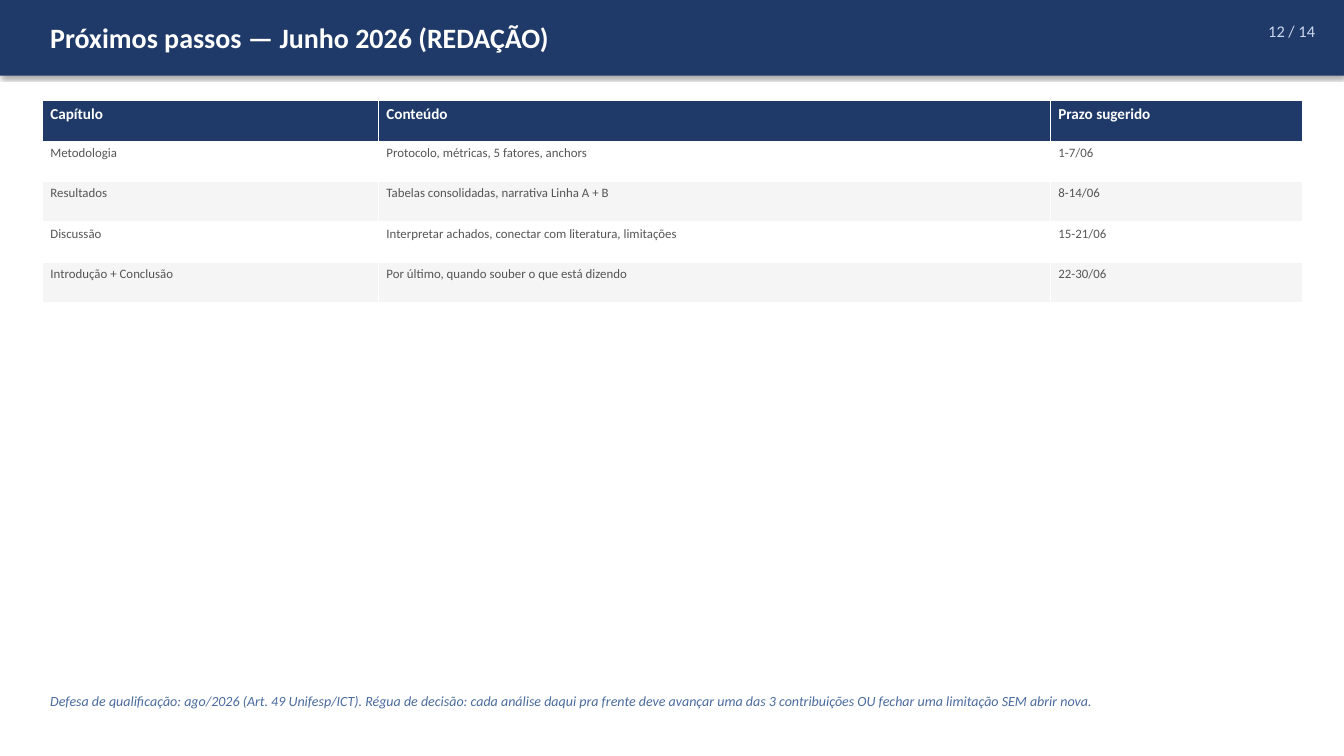
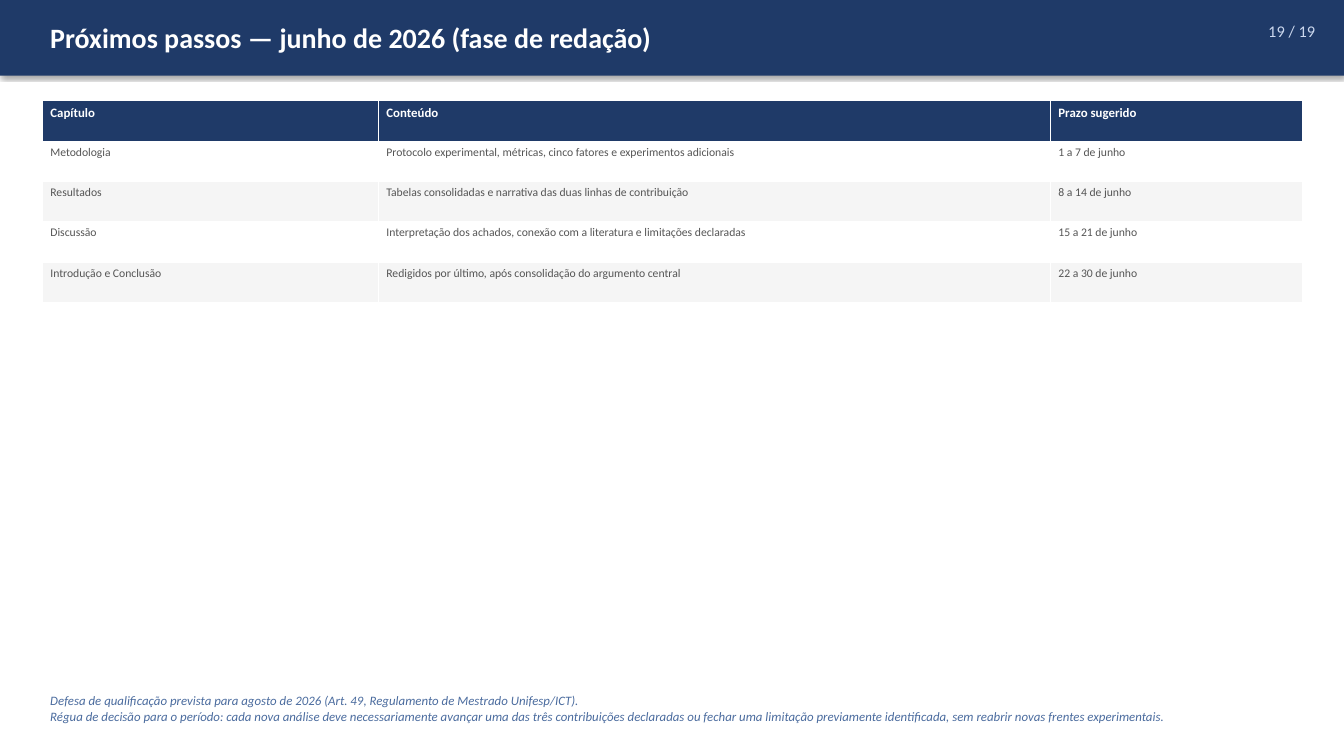
Before and after one commit to marcellozzetti/Facial-Recognition-Models-Mitigating-Bias, a slide deck: slide 19 of docs/apresentações/apresentacao_orientador_2026-05-24.pptx (slide 12 before the commit). Drawn at 1344x756 pixels with LibreOffice and Linux fonts; fonts in the diff are those of the drawing. Boxes give left, top, right and bottom in pixels: in the first picture for what was removed or moved away, otherwise in the second. Text is boxed around its words. In the diff, an @@ line names an element or a change of style, - is before the commit and + after.

Commit message:
docs(presentation): revise advisor presentation to v5 (19 slides, academic wording)
Multiple rounds of refinement of the advisor presentation based on
review feedback. Final version: 19 slides with full Portuguese
diacritics, academic-but-explanatory wording, and popular ML terms
preserved (seeds, backbone, epochs, loss, threshold, fine-tuning).

Structural changes:
- Slide 2 NEW: Status do mestrado (programa, créditos 20/26, prazos
  qualificação ago/2026 + defesa fev/2028, fase atual).
- Slide 6 NEW: Arquiteturas comparadas RN-50 vs ConvNeXt-T
  (9 dimensões técnicas + 3 hipóteses mecanísticas para o ganho).
- Slide 13 (custos/recursos) removido — não essencial à defesa.
- Slide 8 (Exp Adicionais): nova coluna "Análise" com interpretação.
- Slide 12 (Auditoria): nova coluna "Análise" idem.

Content refinements:
- Slide 3 (Decisões): justificativa da tarefa clarifica que Hassanpour
  2024 existe (não é "sem benchmark"); explica protocolo casado;
  esclarece critério val_f1_macro vs val_loss.
- Slide 4 (Metodologia): regra do 1-σ explicada com fórmula
  σ_comb = √(σ_A² + σ_B²); critério Pareto-aware explicado em 5 bullets
  (por que val_loss é anti-correlacionado com F1 para margin heads).
- Slide 5 (Métricas): convenção _c (por classe) explícita em nota.
- Slide 7 (5 Fatores): FSCL = "Fair Supervised Contrastive Learning,
  Park et al. CVPR 2022" explicado em nota.
- Slide 8 (Estado anterior): "Plano para 2 semanas" corrigido para
  "Plano elaborado em 17/05 para a semana subsequente (17-24/05)".

Wording aligned with Brazilian academic ML conventions: replaced
overly Portuguese-translated terms with widely-used English variants
(sementes → seeds, parada antecipada → early stopping, threshold,
data augmentation), while preserving academic prose with proper
diacritics, no all-caps emphasis, formal logical connectors.

Files: docs/apresentacao_orientador_2026-05-24.md (markdown source) +
docs/apresentações/apresentacao_orientador_2026-05-24.pptx (67 KB,
19 slides).

```diff
--- a/docs/apresentações/apresentacao_orientador_2026-05-24.pptx
+++ b/docs/apresentações/apresentacao_orientador_2026-05-24.pptx
@@ text at [50,27,651,53]: text changed @@
-Próximos passos — Junho 2026 (REDAÇÃO)
+Próximos passos — junho de 2026 (fase de redação)
@@ text at [1268,26,1316,37]: text changed @@
-12 / 14
+19 / 19
@@ table at [42,101,1302,302] @@
-row 2, column 2: Protocolo, métricas, 5 fatores, anchors
+row 2, column 2: Protocolo experimental, métricas, cinco fatores e experimentos adicionais
-row 2, column 3: 1-7/06
+row 2, column 3: 1 a 7 de junho
-row 3, column 2: Tabelas consolidadas, narrativa Linha A + B
+row 3, column 2: Tabelas consolidadas e narrativa das duas linhas de contribuição
-row 3, column 3: 8-14/06
+row 3, column 3: 8 a 14 de junho
-row 4, column 2: Interpretar achados, conectar com literatura, limitações
+row 4, column 2: Interpretação dos achados, conexão com a literatura e limitações declaradas
-row 4, column 3: 15-21/06
+row 4, column 3: 15 a 21 de junho
-row 5: Introdução + Conclusão | Por último, quando souber o que está dizendo | 22-30/06
+row 5: Introdução e Conclusão | Redigidos por último, após consolidação do argumento central | 22 a 30 de junho
@@ size 13 to 11 pt in "Capítulo", "Conteúdo", "Prazo sugerido" @@
@@ size 11 to 10 pt in "Metodologia", "Resultados", "Discussão" @@
@@ text at [50,696,1163,723]: text changed; size 12 to 11 pt @@
-Defesa de qualificação: ago/2026 (Art. 49 Unifesp/ICT). Régua de decisão: cada análise daqui pra frente deve avançar uma das 3 contribuições OU fechar uma limitação SEM abrir nova.
+Defesa de qualificação prevista para agosto de 2026 (Art. 49, Regulamento de Mestrado Unifesp/ICT).
+Régua de decisão para o período: cada nova análise deve necessariamente avançar uma das três contribuições declaradas ou fechar uma limitação previamente identificada, sem reabrir novas frentes experimentais.
```
Also in this commit, not shown: 12 other slides changed, 6 slides added, 1 slide removed, 1 other file.
